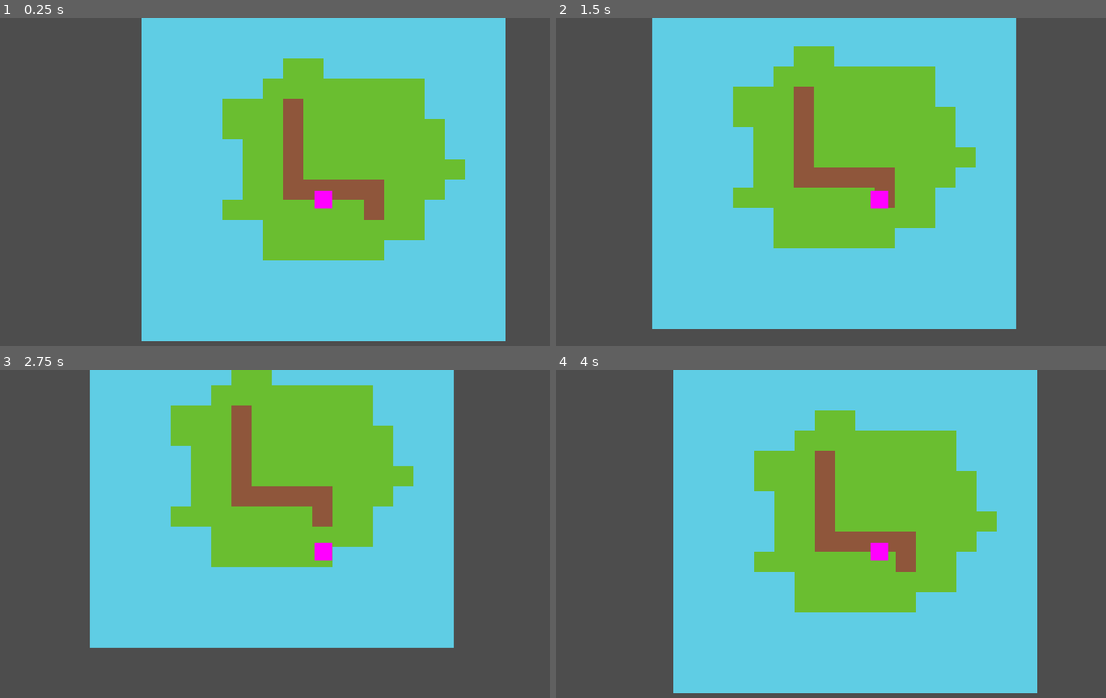
Above: before the commit, frames 1-4 (two rows, left to right).
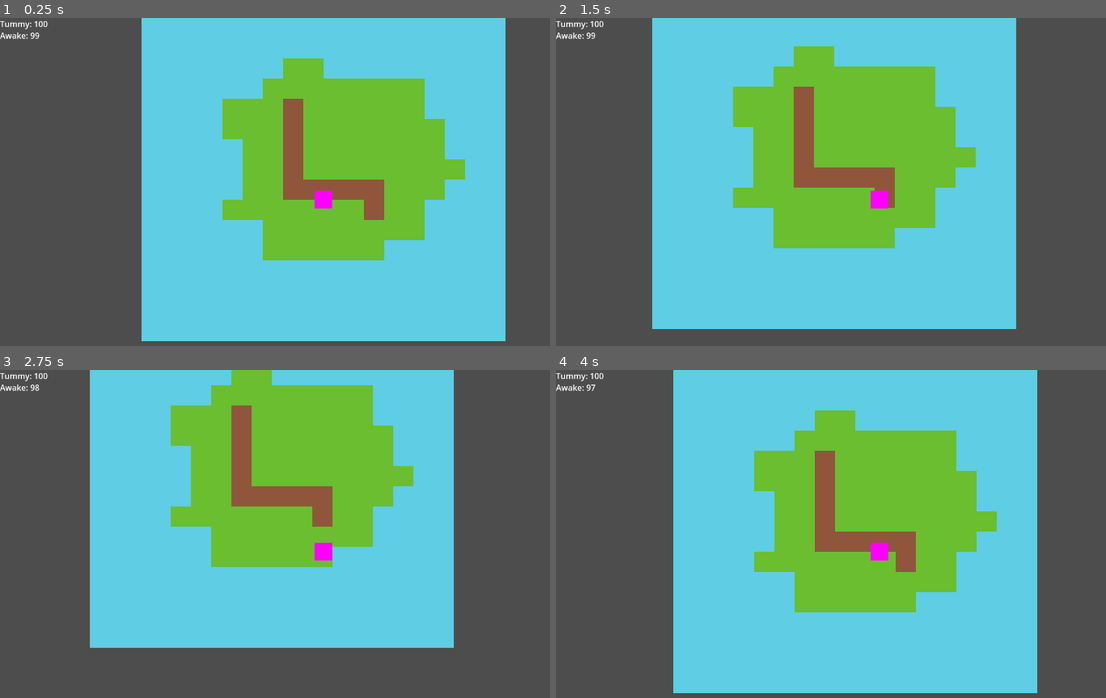
Above: after the commit, the same moments.

Repository: digma-industries/exploration
Game: Godot game, scene res://scenes/test_island/test_island.tscn
The game is run twice, just before and just after one commit, with the same random seed, the same clock (stepped at 60 frames per second) and the same inputs.
Inputs:
- Up to frame 1 (0.25 s): no input
- Up to frame 2 (1.5 s): tap Enter at 0.5 s; hold Right (move_right) 0.53-1.28 s; hold Down (move_down) from 1.28 s (still down)
- Up to frame 3 (2.75 s): release Down (move_down) at 2.03 s; hold Right (move_right) from 2.03 s (still down)
- Up to frame 4 (4 s): tap Space at 2.75 s; release Right (move_right) at 2.78 s; hold Up (move_up) 2.78-3.53 s; hold Left (move_left) from 3.53 s (still down)

The runs differ from the first frame. In frame 1, 0.2% of the frame differs, in the area x 0-9%, y 0-7%; in frame 2, 0.2%; in frame 3, 0.2%; in frame 4, 0.2%.

Commit message:
very simple hud

Diff:
--- /dev/null
+++ b/scenes/hud/hud.gd
@@ -0,0 +1,13 @@
+extends CanvasLayer
+
+const STATUS_TEMPLATE := """Tummy: %d
+Awake: %d"""
+
+func _process(_delta: float) -> void:
+  update_status()
+
+func update_status() -> void:
+  $Status.text = STATUS_TEMPLATE % [
+    GameState.player.energy,
+    GameState.player.awake
+  ]
--- /dev/null
+++ b/scenes/hud/hud.tscn
@@ -0,0 +1,12 @@
+[gd_scene load_steps=2 format=3 uid="uid://bbw4nc304amu0"]
+
+[ext_resource type="Script" uid="uid://bc6snb7rgx0kv" path="res://scenes/hud/hud.gd" id="1_48c2t"]
+
+[node name="HUD" type="CanvasLayer"]
+script = ExtResource("1_48c2t")
+
+[node name="Status" type="RichTextLabel" parent="."]
+offset_right = 238.0
+offset_bottom = 185.0
+text = "Energy: 100
+Awake: 100"
--- a/scenes/player/player.gd
+++ b/scenes/player/player.gd
@@ -2,18 +2,39 @@
 class_name Player
 
 ### STATS ###
+# Stats can change from items/upgrades/temporary buffs
 # top speed
 var speed := 48.0
+# max energy
+var max_energy := 100.0
+# max awake
+var max_awake := 100.0
+# how much awake you lose per physics frame
+var awake_delta := 0.01
+
+### STATE ###
+# State is constantly changing
+# energy is expended by performing tough actions like attacking/jumping/being hit
+var energy := max_energy
+# awake is constantly drained
+var awake := max_awake
 
 func _ready() -> void:
   GameState.player = self
 
+
 func _physics_process(delta: float) -> void:
-  _process_movement(delta)
+  process_movement(delta)
+  process_eepiness(delta)
 
-func _process_movement(_delta: float) -> void:
+
+func process_movement(_delta: float) -> void:
   var x_move := Input.get_axis("move_left", "move_right")
   var y_move := Input.get_axis("move_up", "move_down")
   velocity = Vector2(x_move, y_move).normalized() * speed
 
   move_and_slide()
+
+
+func process_eepiness(_delta: float) -> void:
+  awake -= awake_delta
--- a/scenes/test_island/test_island.tscn
+++ b/scenes/test_island/test_island.tscn
@@ -1,7 +1,8 @@
-[gd_scene load_steps=5 format=4 uid="uid://cp8t318ibqrbr"]
+[gd_scene load_steps=6 format=4 uid="uid://cp8t318ibqrbr"]
 
 [ext_resource type="Texture2D" uid="uid://df3togx3adrlp" path="res://assets/tilemap.png" id="1_otl7k"]
 [ext_resource type="PackedScene" uid="uid://bcrue1uig2nlr" path="res://scenes/player/player.tscn" id="2_rm4tf"]
+[ext_resource type="PackedScene" uid="uid://bbw4nc304amu0" path="res://scenes/hud/hud.tscn" id="3_nfn2y"]
 
 [sub_resource type="TileSetAtlasSource" id="TileSetAtlasSource_rm4tf"]
 texture = ExtResource("1_otl7k")
@@ -24,3 +25,5 @@
 tile_set = SubResource("TileSet_whi12")
 
 [node name="Player" parent="." instance=ExtResource("2_rm4tf")]
+
+[node name="HUD" parent="." instance=ExtResource("3_nfn2y")]
Not shown, added: scenes/hud/hud.gd.uid
